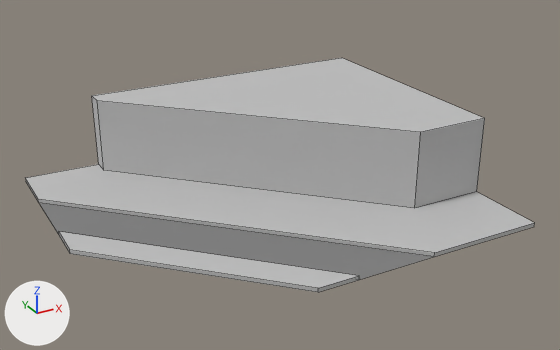
Renders of the Blender file assets/models/districts/estepa/petrol.blend from each side of a commit.
Camera for both pictures: a camera (50 mm lens) standing at (-18.4, -23.0, 17.1) and looking at (-1.4, 7.9, 1.6). The lights are fixed; the arrows at lower left show +X, +Y and +Z. The first picture is the older version. Mesh edges are drawn as thin lines.
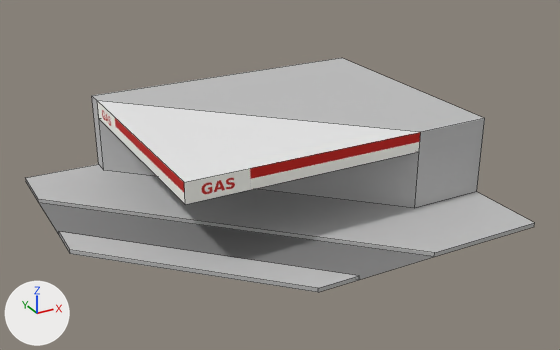
What differs and where, as boxes (x1, y1, x2, y2) in the pictures (560 x 350 px):
'Plane.001', added: after (97, 101, 421, 204)
    faces in mat_white (white #e7e7e7): (98, 101, 419, 182)
    faces in mat_banner (picture img_banner_petrol_png): (97, 101, 421, 204)

What the commit changed:
Picture 'banner_petrol.png' (img_banner_petrol_png) is new.
Material 'Banner' (mat_banner) is new.
Its texture is img_banner_petrol_png.
Its roughness is 1.0.
Material 'White' (mat_white) is new.
Its base color is (0.8, 0.8, 0.8) (white #e7e7e7).
Its roughness is 1.0.
Mesh me_plane_003 is new.
It has 6 vertices, 4 faces and spans x -1.0..1.0, y -1.0..1.0, z -12.0..0.0.
Faces by material slot: [2, 2].
It uses material mat_banner (picture img_banner_petrol_png).
It uses material mat_white (white #e7e7e7).
Object 'Plane.001' (ob_plane_001) is new; it shows me_plane_003.
Its location is (-2.0, 4.0, 3.7).
Its rotation in degrees is (90, 0, 0).
Its scale is (6.0, 0.5, 1.0).
